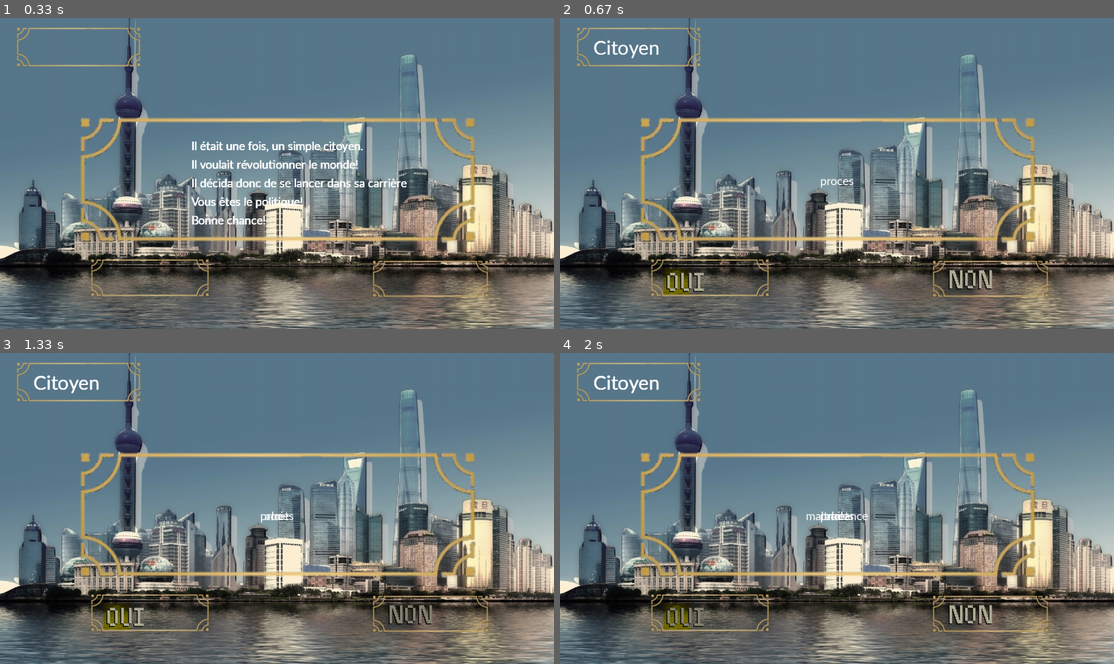
Above: before the commit, frames 1-4 (two rows, left to right).
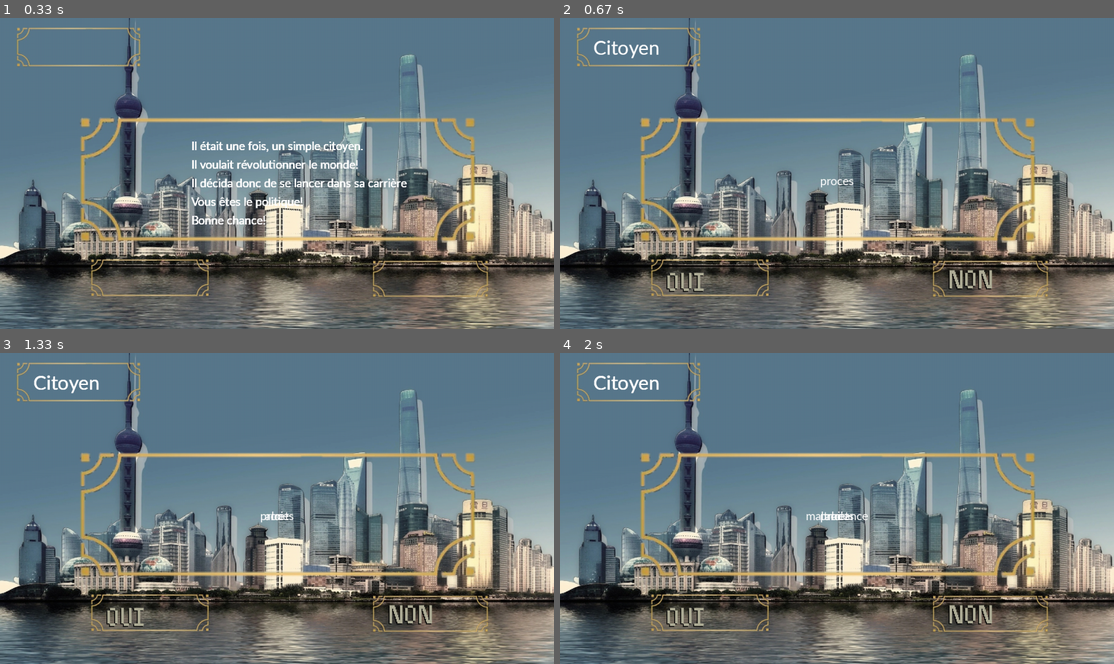
Above: after the commit, the same moments.

Repository: QuentinBubu/trophees-nsi-2022
Game: pygame game, started from main.py
Two runs of this game, one before a commit and one after it. Both use one fixed random seed, a clock stepped at 60 frames per second and the inputs below.
Inputs (mouse positions are in pixels of both pictures, inside the frame that each line leads up to):
- Up to frame 1 (0.33 s): no input
- Up to frame 2 (0.67 s): press the mouse at (969, 282) at 0.37 s; move the mouse to (820, 204) at 0.47 s; release the mouse at (665, 126) at 0.6 s
- Up to frame 3 (1.33 s): press the mouse at (127, 617) at 0.7 s; move the mouse to (105, 608) at 0.8 s; release the mouse at (83, 598) at 0.93 s; press the mouse at (409, 617) at 1.03 s; move the mouse to (387, 539) at 1.13 s; release the mouse at (365, 464) at 1.27 s
- Up to frame 4 (2 s): press the mouse at (687, 617) at 1.47 s; move the mouse to (753, 620) at 1.57 s; release the mouse at (825, 620) at 1.7 s; press the mouse at (687, 617) at 1.97 s

Frame 1 is identical in both runs. In frame 2, 0.2% of the frame differs, in the area x 18-24%, y 80-89%; in frame 3, 0.5%, in the area x 18-78%, y 80-89%; in frame 4, 0.4%.

Commit message:
Bouton visible mais renvois toujours non

Diff:
--- a/src/listeEvenement.py
+++ b/src/listeEvenement.py
@@ -114,6 +114,9 @@
             Bouton((240, 580), (120, 60), "image/oui.png", "image/oui_c.png", self.retour_true),
             Bouton((890, 580), (120, 60), "image/non.png", "image/non_c.png", self.retour_false)
         ]
+        for i in interragibles:
+            i.actualiser(screen)
+            i.set_clicked(False)
         screen.remove_on_screen(PROLOGUE)
         screen.remove_on_screen(EVENT)
         screen.remove_on_screen(GRADE)
@@ -121,8 +124,6 @@
         afficher_text(event[1]['titre'], screen, screen.font, EVENT)
         wait = True
         while wait:
-            for i in interragibles:
-                i.actualiser(screen)
             for pyevent in pygame.event.get():
                 if pyevent.type == pygame.QUIT:
                     wait = False
@@ -144,9 +145,9 @@
                     # clic gauche :
                     if pyevent.button == 1:
                         for bouton in interragibles:
-                            # Du fait que le bouton est laché, il ne peut pas y avoir de bouton clické
-                            bouton.set_clicked(False)
                             choix, wait = bouton.click()
+
+        print(choix)
         return {'accepter':choix, 'event':event[1]}
 
     def retour_true(self):
